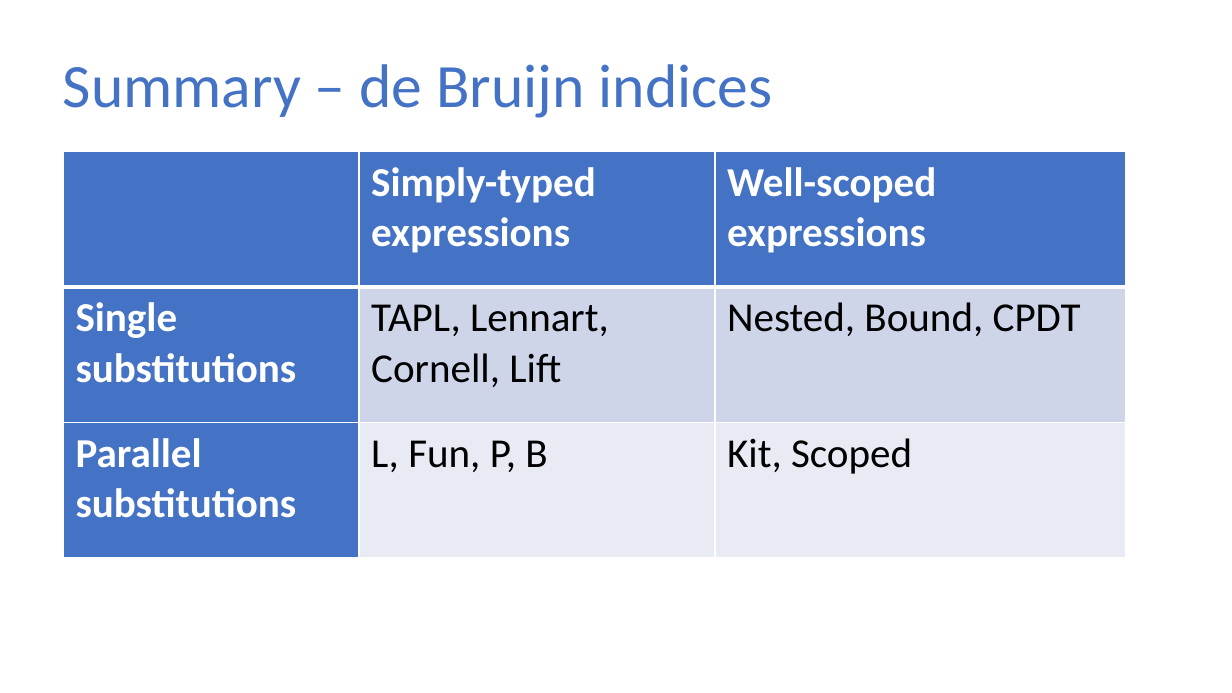
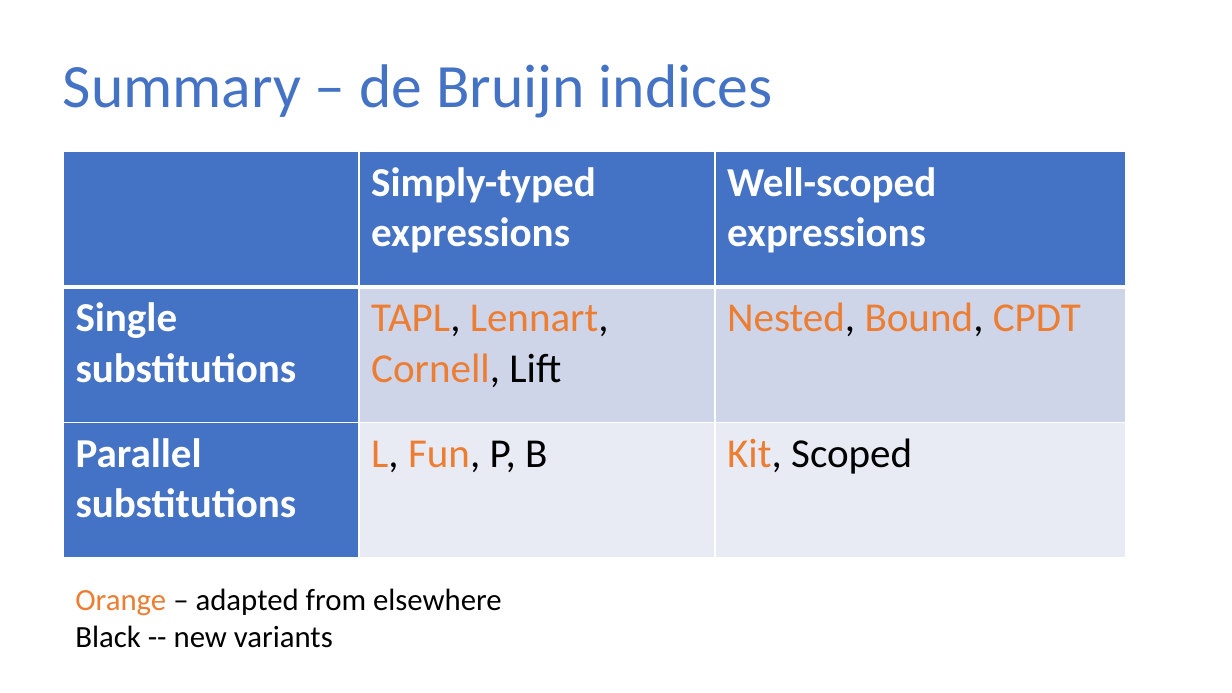
Before and after one commit to sweirich/lambda-n-ways, a slide deck: slide 21 of plclub-2021.pptx (slide 20 before the commit). Drawn at 1232x693 pixels with LibreOffice and Linux fonts; fonts in the diff are those of the drawing. Boxes give left, top, right and bottom in pixels: in the first picture for what was removed or moved away, otherwise in the second. Text is boxed around its words. In the diff, an @@ line names an element or a change of style, - is before the commit and + after.

```diff
--- a/plclub-2021.pptx
+++ b/plclub-2021.pptx
@@ table at [63,152,1126,558] @@
@@ text colour #000000 to #ED7D31 in "TAPL, Lennart, Cornell,", "Nested, Bound, CPDT", "L, Fun,", "Kit," @@
@@ text added at [75,588,502,648], 18 pt, text #000000 @@
+Orange – adapted from elsewhere
+Black -- new variants
```
Also in this commit, not shown: 9 other slides changed, 14 slides added, 24 other files.
